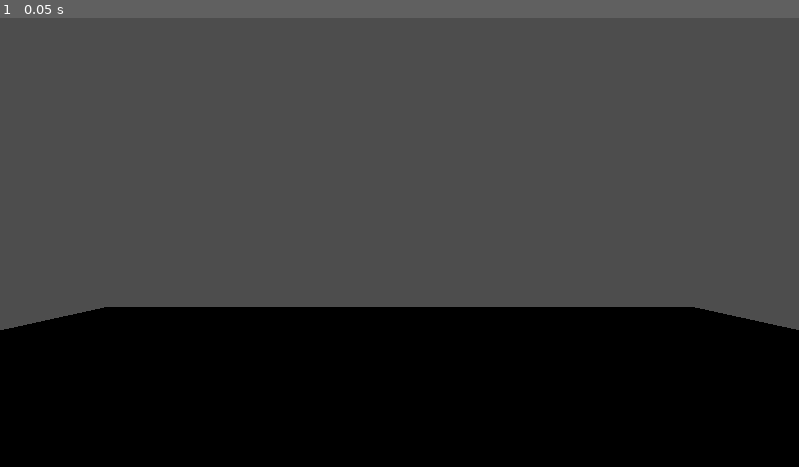
Above: before the commit, frame 1.
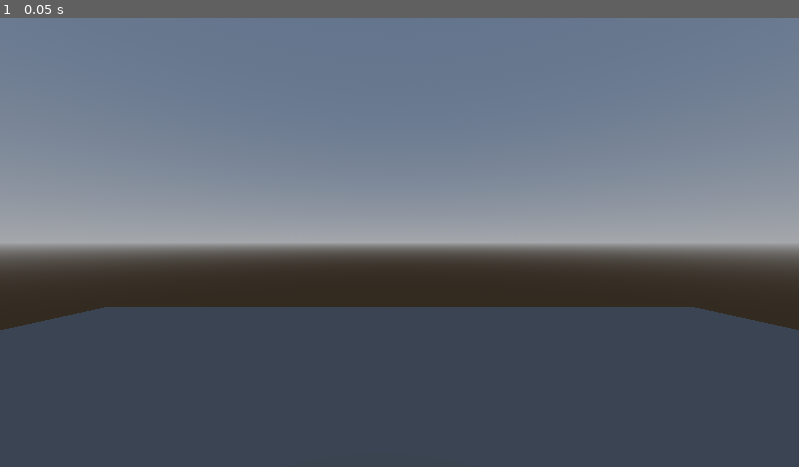
Above: after the commit, the same moment.

Repository: PedroKlemensov/megadungeon
Game: Godot game, scene res://fases/tests/teste1.tscn
Same seed, same stepped clock (60 frames per second), same inputs: the game is played once before the commit and once after it.
Inputs:
- Up to frame 1 (0.05 s): no input

The runs differ from the first frame. In frame 1, 97% of the frame differs, in the area x 0-100%, y 0-100%.

Commit message:
Update teste1.tscn

Diff:
--- a/areas/testes/teste1.tscn
+++ b/areas/testes/teste1.tscn
@@ -1,7 +1,16 @@
-[gd_scene load_steps=2 format=3 uid="uid://d0dm0mrlxdayl"]
+[gd_scene load_steps=5 format=3 uid="uid://d0dm0mrlxdayl"]
 
 [sub_resource type="PlaneMesh" id="PlaneMesh_h41vn"]
 size = Vector2(20, 20)
+
+[sub_resource type="ProceduralSkyMaterial" id="ProceduralSkyMaterial_h41vn"]
+
+[sub_resource type="Sky" id="Sky_2wi4d"]
+sky_material = SubResource("ProceduralSkyMaterial_h41vn")
+
+[sub_resource type="Environment" id="Environment_ydcnf"]
+background_mode = 2
+sky = SubResource("Sky_2wi4d")
 
 [node name="chao" type="Node3D"]
 
@@ -11,3 +20,6 @@
 
 [node name="DirectionalLight3D" type="DirectionalLight3D" parent="."]
 transform = Transform3D(1, 0, 0, 0, 1, 0, 0, 0, 1, 0, 427.61563, 0)
+
+[node name="WorldEnvironment" type="WorldEnvironment" parent="."]
+environment = SubResource("Environment_ydcnf")
